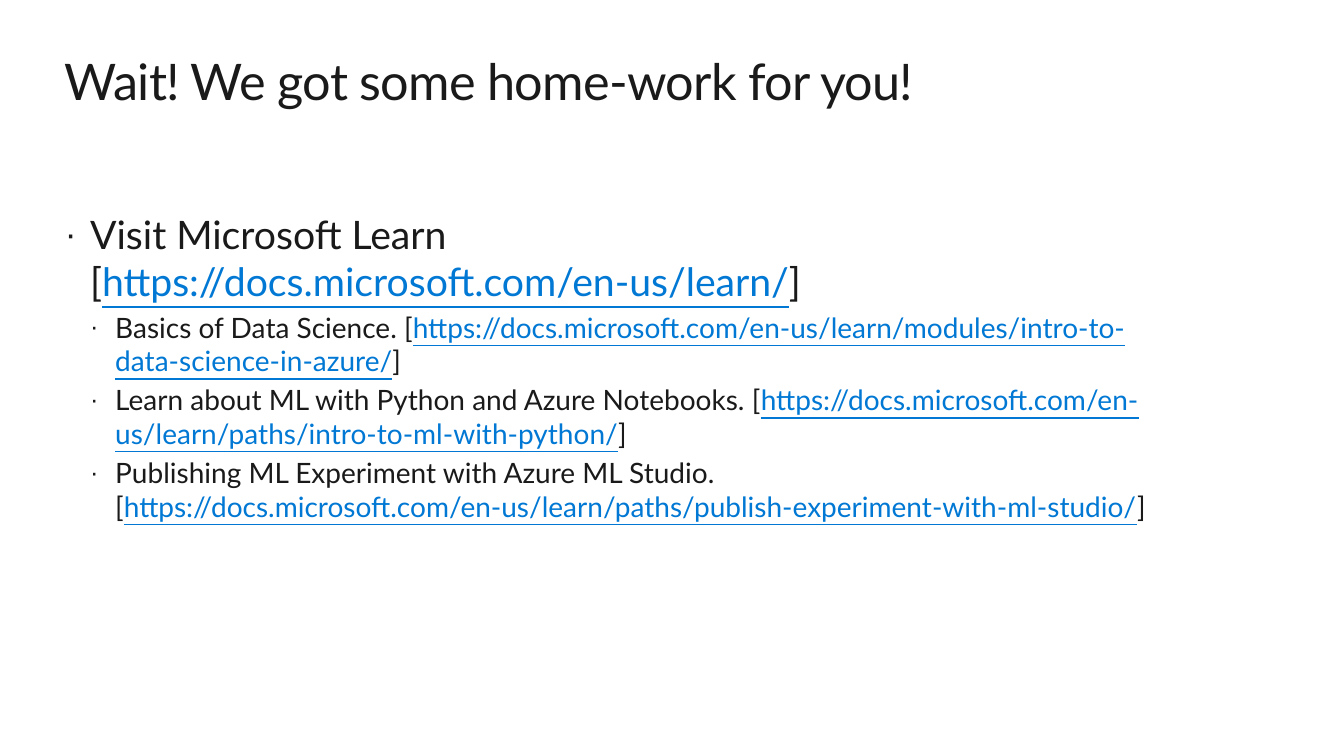
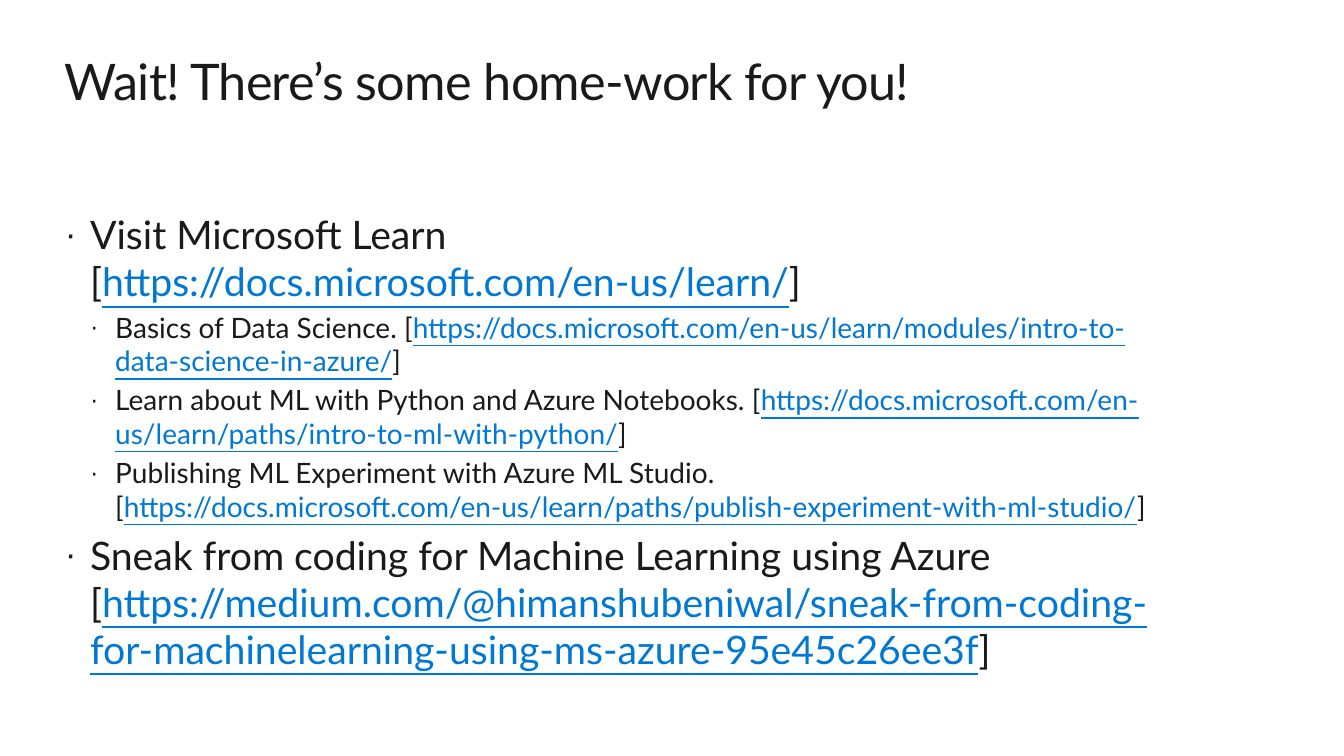
Before and after one commit to himanshubeniwal/Sessions, a slide deck: slide 37 of Final_forDSandML.pptx (slide 38 before the commit). Drawn at 1344x756 pixels with LibreOffice and Linux fonts; fonts in the diff are those of the drawing; background and template pictures are left out. Boxes give left, top, right and bottom in pixels: in the first picture for what was removed or moved away, otherwise in the second. Text is boxed around its words. In the diff, an @@ line names an element or a change of style, - is before the commit and + after.

```diff
--- a/Final_forDSandML.pptx
+++ b/Final_forDSandML.pptx
@@ title at <box>65,61,909,109</box>: text changed @@
-Wait! We got some home-work for you!
+Wait! There’s some home-work for you!
@@ text at <box>90,541,1147,671</box>: paragraph added @@
+· Sneak from coding for Machine Learning using Azure [https://medium.com/@himanshubeniwal/sneak-from-coding-for-machinelearning-using-ms-azure-95e45c26ee3f]
```
Also in this commit, not shown: 4 other slides changed, 2 slides added, 3 slides removed, 1 other file.
